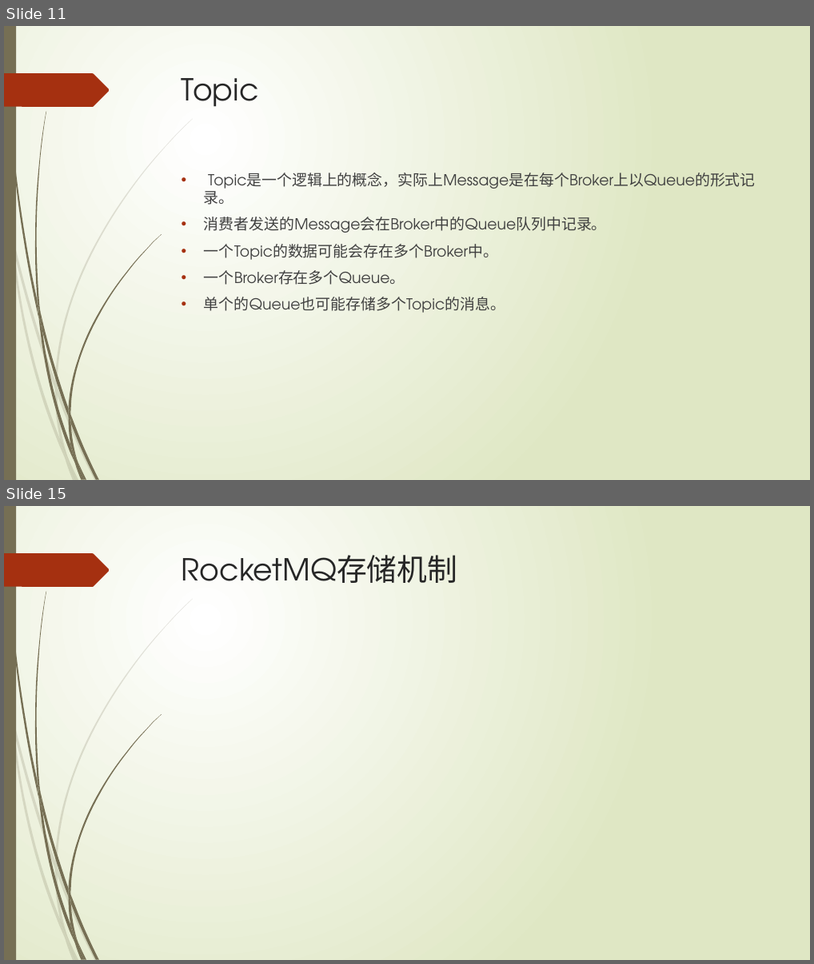
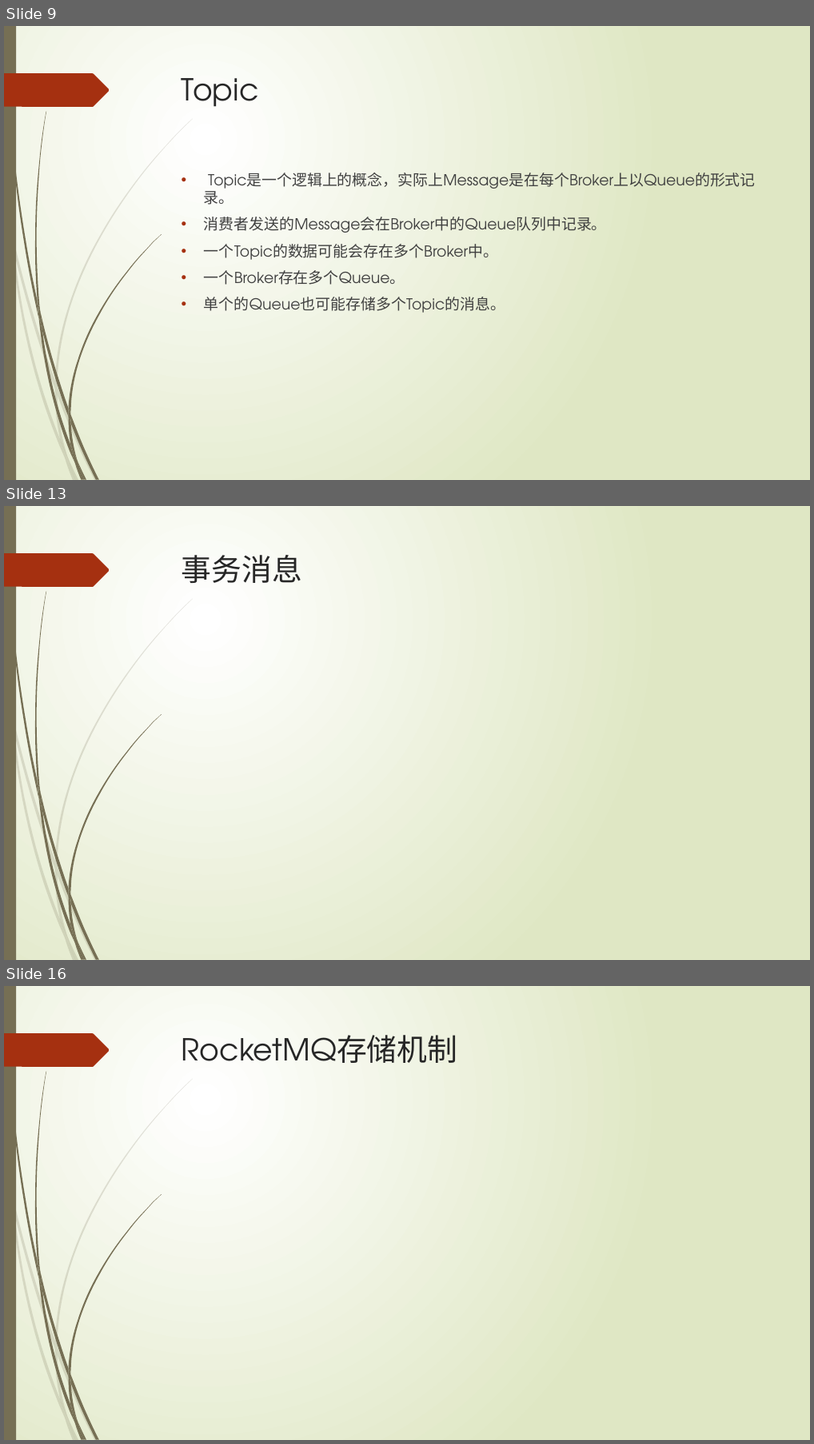
Before and after one commit to xljnc/rocketmqLearning, a slide deck: doc/RocketMQ简介.pptx. Shown one above the other, each under a label of ours: slides 11 and 15 before the commit, slides 9, 13 and 16 after it; the slides between them are not shown. The pictures are 814x964 and 814x1444 pixels, drawn with LibreOffice and Linux fonts; fonts in the diff are those of the drawing. Boxes give left, top, right and bottom in pixels: in the first picture for what was removed or moved away, otherwise in the second. Text is boxed around its words. In the diff, an @@ line names an element or a change of style, - is before the commit and + after.

```diff
--- a/doc/RocketMQ简介.pptx
+++ b/doc/RocketMQ简介.pptx
@@ slide 13 added at (x1=4, y1=506, x2=810, y2=960), background gradient #FFFFFF to #DFE8C4; not listed: 24 template elements that a slide beside it also shows @@
@@ title added at (x1=182, y1=555, x2=302, y2=583), 36 pt, text #262626 @@
+事务消息
@@ what was slide 11 is now slide 9 @@
@@ what was slide 15 is now slide 16 @@
```
Also in this commit, not shown: 2 slides changed, 3 other slides added, 3 slides removed.
